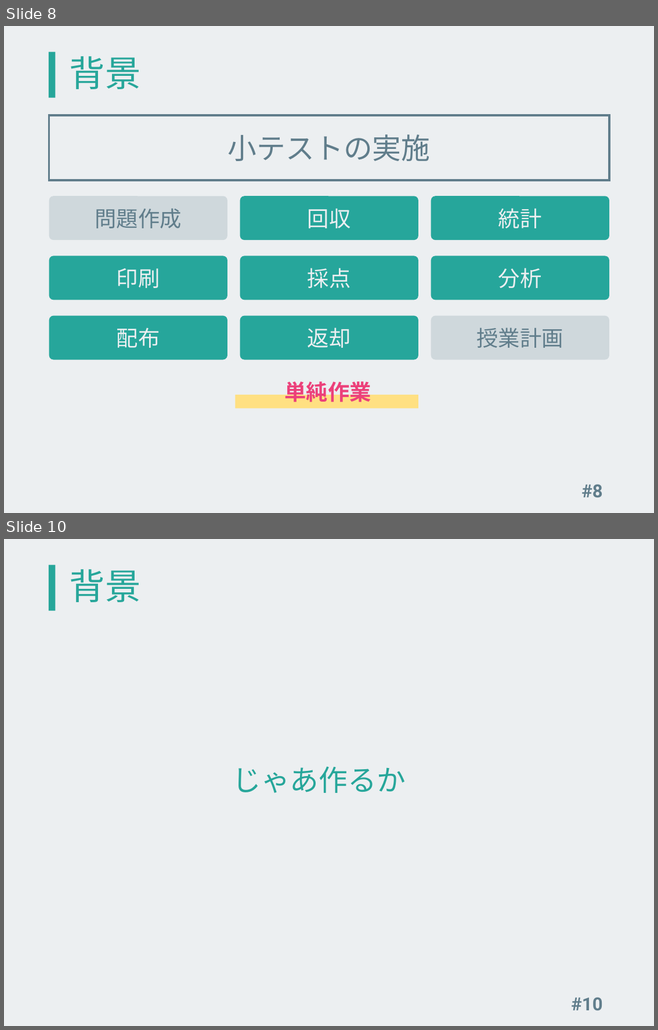
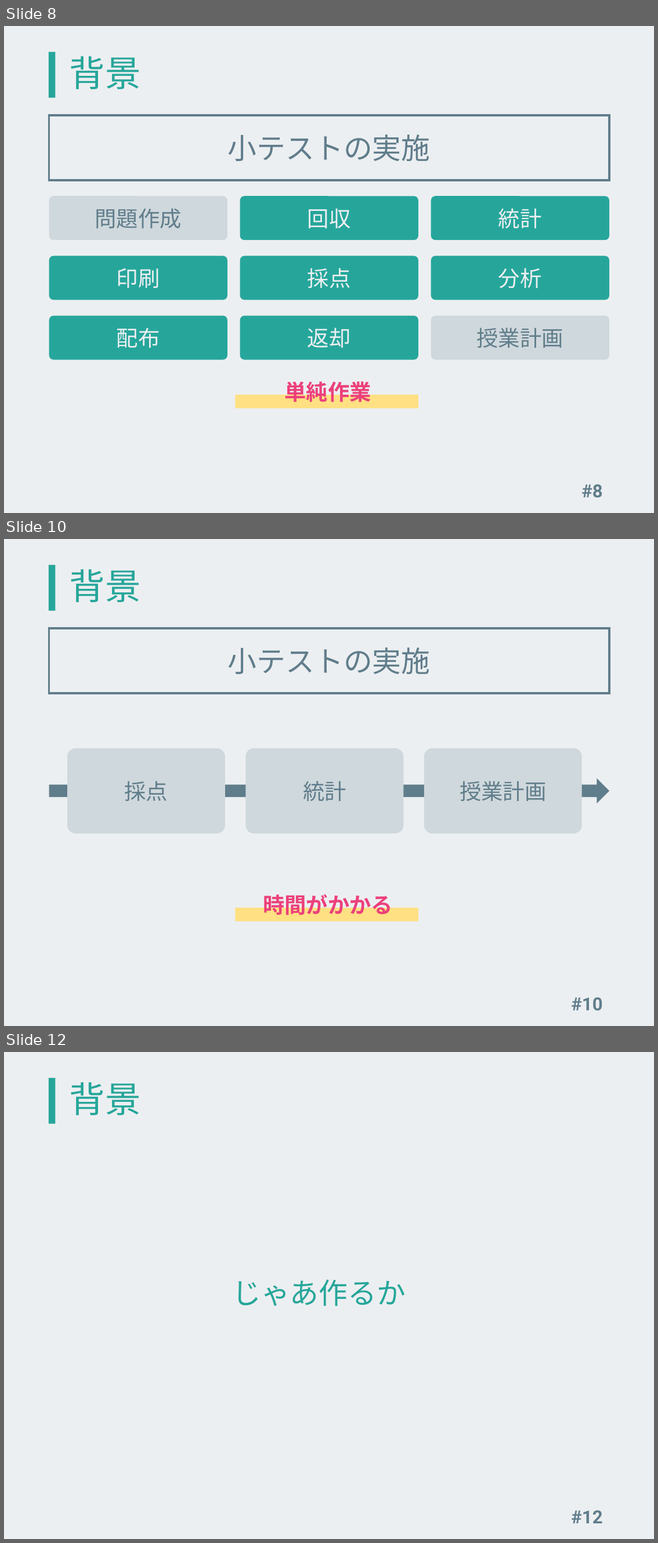
Before and after one commit to kinc-shinshu/smat-presentation, a slide deck: slide.pptx. Shown one above the other, each under a label of ours: slides 8 and 10 before the commit, slides 8, 10 and 12 after it; the slides between them are not shown. The pictures are 658x1030 and 658x1543 pixels, drawn with LibreOffice and Linux fonts; fonts in the diff are those of the drawing. Boxes give left, top, right and bottom in pixels: in the first picture for what was removed or moved away, otherwise in the second. Text is boxed around its words. In the diff, an @@ line names an element or a change of style, - is before the commit and + after.

```diff
--- a/slide.pptx
+++ b/slide.pptx
@@ slide 10 added at <box>4,539,654,1026</box>, background #ECEFF1; not listed: 1 template element that a slide beside it also shows @@
@@ title added at <box>70,569,141,602</box>, 39.6 pt, text #26A69A @@
+背景
@@ rectangle added at <box>49,629,609,694</box>, outline #607D8B 2.25 pt, 32 pt, text #607D8B @@
+小テストの実施
@@ rounded rectangle added at <box>67,748,225,833</box>, fill #CFD8DC, 24 pt, text #607D8B @@
+採点
@@ rounded rectangle added at <box>246,748,404,833</box>, fill #CFD8DC, 24 pt, text #607D8B @@
+統計
@@ rounded rectangle added at <box>424,748,582,833</box>, fill #CFD8DC, 24 pt, text #607D8B @@
+授業計画
@@ right arrow added at <box>49,779,609,803</box>, fill #607D8B @@
@@ text added at <box>263,891,393,915</box>, 24 pt, text #EC407A, bold @@
+時間がかかる
@@ rectangle added at <box>235,908,419,922</box>, fill #FFE082 @@
@@ page number added at <box>571,997,602,1011</box>, 20 pt, text #607D8B, bold @@
+#10
@@ what was slide 10 is now slide 12 @@
@@ page number at <box>571,1510,602,1524</box>: text changed @@
-#10
+#12
```
Also in this commit, not shown: 2 slides changed, 13 other slides added, 1 slide removed, 6 other files.
